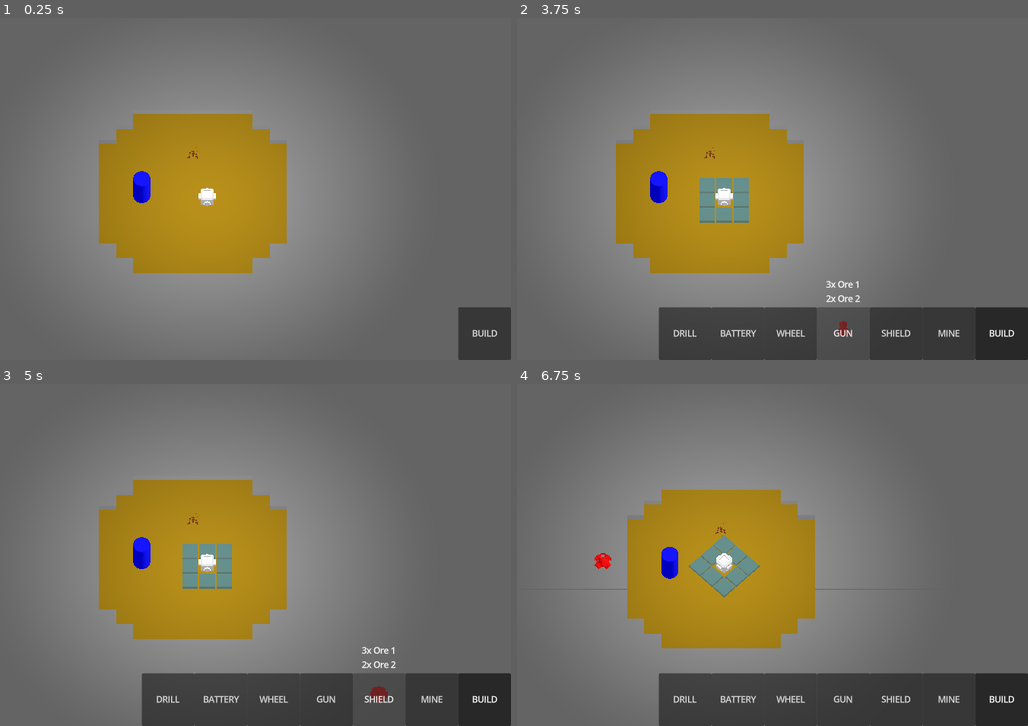
Above: before the commit, frames 1-4 (two rows, left to right).
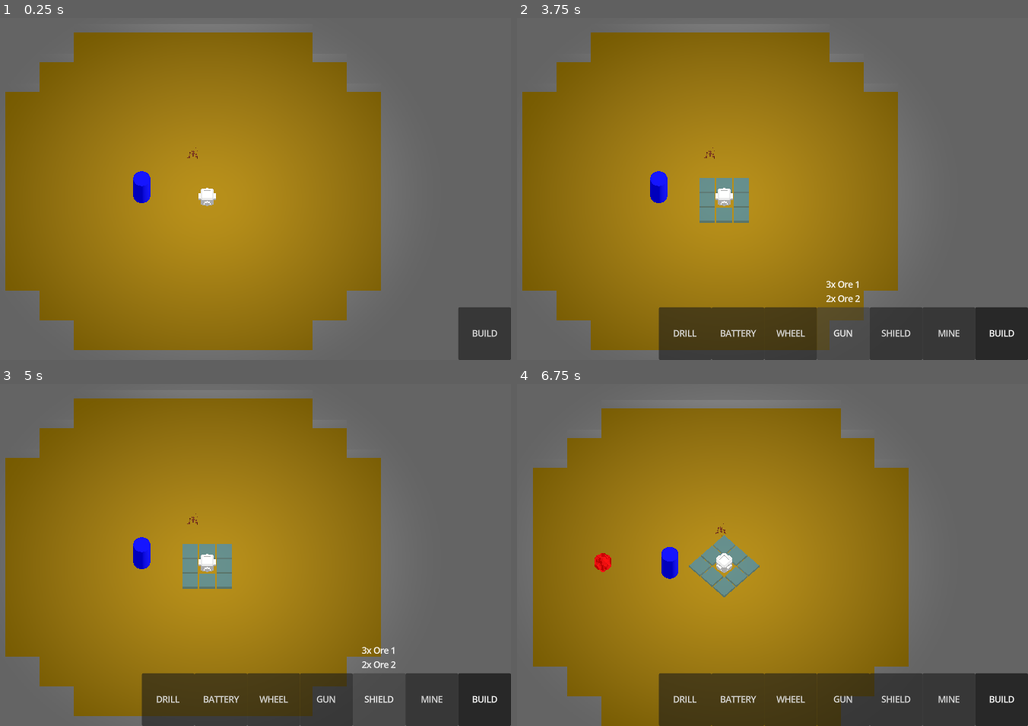
Above: after the commit, the same moments.

Repository: HedgeLizards/major
Game: Godot game, scene res://scenes/world.tscn
The game is run twice, just before and just after one commit, with the same random seed, the same clock (stepped at 60 frames per second) and the same inputs. This scene is started directly instead of the project's main scene.
Inputs (mouse positions are in pixels of both pictures, inside the frame that each line leads up to):
- Up to frame 1 (0.25 s): no input
- Up to frame 2 (3.75 s): click "BUILD" at 0.5 s; click "DRILL" at 1.25 s; click "BATTERY" at 2 s; click "WHEEL" at 2.75 s; click "GUN" at 3.5 s
- Up to frame 3 (5 s): click "SHIELD" at 4.25 s
- Up to frame 4 (6.75 s): click "MINE" at 5 s; tap Enter at 5.75 s; move the mouse to (859, 537) at 5.77 s; hold D (right) 5.78-6.53 s; click (859, 537) at 5.92 s; move the mouse to (603, 572) at 6.52 s; hold S (backward) from 6.53 s (still down)

The runs differ from the first frame. In frame 1, 46% of the frame differs, in the area x 1-75%, y 4-98%; in frame 2, 46%; in frame 3, 46%; in frame 4, 46%.
Error in both runs: Attempt to call function 'dig' in base 'null instance' on a null instance. (res://code/Vehicle.gd:177)

Commit message:
scaling environment now works correctly

Diff:
--- a/code/Environment.gd
+++ b/code/Environment.gd
@@ -29,8 +29,9 @@
 func dig_tile(p: Vector2i) -> void:
 	map[p] = Tile.Open
 
-func dig(v: Vector2) -> void:
-	var p: Vector2i = v.floor()
+func dig(v: Vector3) -> void:
+	var lv := to_local(v)
+	var p := Vector2(lv.x, lv.z)
 	dig_tile(p)
 	view(p)
 
--- a/code/Vehicle.gd
+++ b/code/Vehicle.gd
@@ -174,4 +174,4 @@
 	var vel := Vector2(0, speed).rotated($Body.rotation.y)
 	position.x -= vel.x
 	position.z += vel.y
-	$/root/Multiplayer/World/World/Environment.dig(Vector2(global_position.x, global_position.z))
+	$/root/Multiplayer/World/World/Environment.dig($Body.global_position)
--- a/scenes/world.tscn
+++ b/scenes/world.tscn
@@ -1,11 +1,10 @@
-[gd_scene load_steps=13 format=3 uid="uid://2irnh6o5hk08"]
+[gd_scene load_steps=12 format=3 uid="uid://2irnh6o5hk08"]
 
 [ext_resource type="Script" path="res://code/world.gd" id="1_kh57m"]
 [ext_resource type="PackedScene" uid="uid://n81gfvtb48yt" path="res://scenes/build_menu.tscn" id="2_8cdw3"]
 [ext_resource type="PackedScene" uid="uid://c6eg277q0xoij" path="res://scenes/pebbles.tscn" id="3_eww8l"]
 [ext_resource type="Script" path="res://code/Environment.gd" id="4_c36pg"]
 [ext_resource type="PackedScene" uid="uid://bm0ujyi38s287" path="res://scenes/music.tscn" id="4_ocrme"]
-[ext_resource type="AudioStream" uid="uid://da2f0n8xle5dh" path="res://audio/MUS_COMBAT.ogg" id="5_psfbw"]
 
 [sub_resource type="Environment" id="Environment_jg4cu"]
 ambient_light_source = 2
@@ -56,7 +55,7 @@
 mesh_library = SubResource("MeshLibrary_l5dm3")
 
 [node name="Environment" type="Node3D" parent="."]
+transform = Transform3D(2, 0, 0, 0, 2, 0, 0, 0, 2, 0, 0, 0)
 script = ExtResource("4_c36pg")
 
 [node name="Music" parent="." instance=ExtResource("4_ocrme")]
-stream = ExtResource("5_psfbw")
